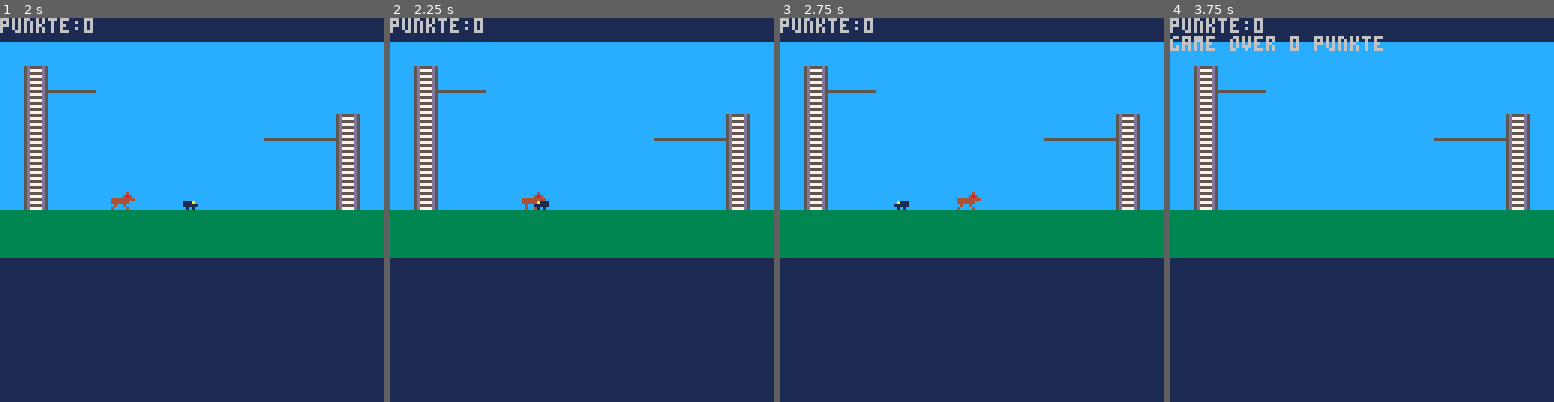
Above: before the commit, frames 1-4 (left to right).
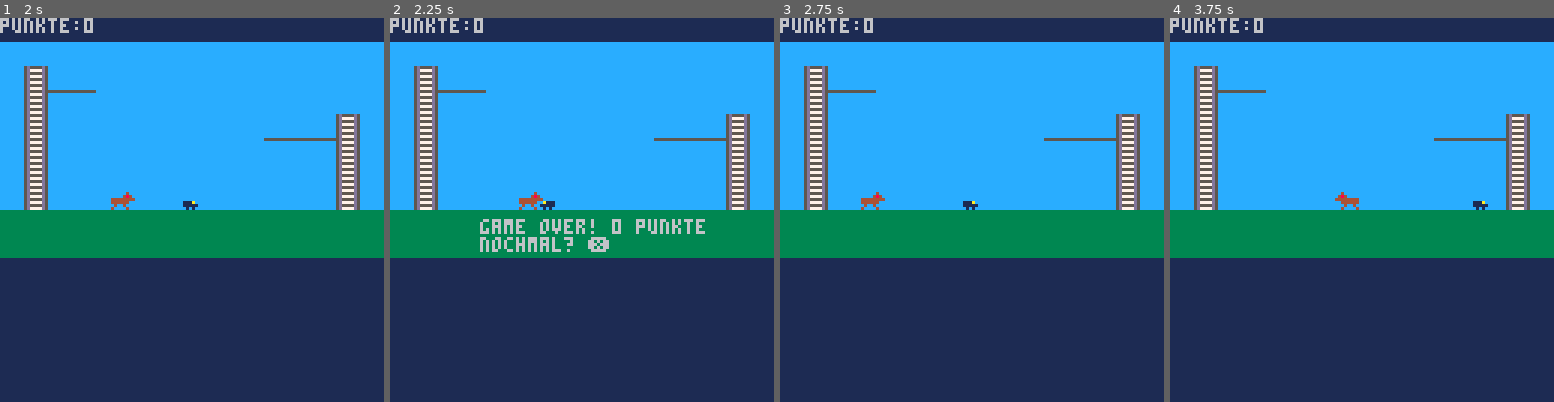
Above: after the commit, the same moments.

Repository: do1eh/PICO-8
Game: PICO-8 cartridge zeckboy.p8
Two runs of this game, one before a commit and one after it. Both use one fixed random seed, a clock stepped at 60 frames per second and the inputs below.
Inputs:
- Up to frame 1 (2 s): tap X (X key) at 1.07 s; hold Left from 1.97 s (still down)
- Up to frame 2 (2.25 s): keep holding Left; tap X (X key) at 2.07 s
- Up to frame 3 (2.75 s): release Left at 2.37 s; tap X (X key) at 2.4, 2.73 s
- Up to frame 4 (3.75 s): hold Right 2.87-3.53 s; tap X (X key) at 3.07, 3.4, 3.73 s; hold Up from 3.58 s (still down)

Frame 1 is identical in both runs. In frame 2, 1.7% of the frame differs, in the area x 23-83%, y 45-61%; in frame 3, 0.4%; in frame 4, 1.1%.

Commit message:
Saugsound + gameoversound

Diff:
--- a/zeckboy.p8
+++ b/zeckboy.p8
@@ -17,15 +17,18 @@
   c=0
   p=0
   gameover=false
+  gosfx=false
+
 end
 
 
 function _draw()
+  if (not gameover) then
   cls(1)
   map(0)
   print('punkte:'..p)
 
-  if (not gameover) then
+
      movedog()
 
      if (direction==1) spr(6,x,y,1,1,false)
@@ -34,17 +37,29 @@
      if (direction==4) spr(9,x,y,1,1,false,true)
      if (btn(⬅️)) left()
      if (btn(➡️)) right()
-     --up
+     --up wenn zb an Leiter steht
      if ((pget(x,y)==5 or pget(x,y)==7)and btn(⬆️)) up()
-     --fallen
+     --fallen wenn luft unter zb ist
      if (pget(x+2,y+8)==12 and pget(x+6,y+8)==12) y=y+1
-     -- punkte++
-     if (pget(x+2,y+8)==4 or pget(x+6,y+8)==4) p=p+1
-     -- hund beruet game over
-     if ((pget(x,y+6)==4 or pget(x+6,y+6)==4) and  (pget(x+2,y+8)==3 and pget(x+6,y+8)==3)) gameover=true
+     -- punkte++ wenn zb auf hund steht
+     if (pget(x+2,y+8)==4 or pget(x+6,y+8)==4) then
+       p=p+1
+       if (p%5==0) sfx(2)
+     end
+     -- hund beruehrt wenn zb auf gras steht: game over
+     if ((pget(x,y+5)==4 or pget(x+7,y+5)==4) and  (pget(x+2,y+8)==3 and pget(x+6,y+8)==3)) gameover=true
+     --pset(x,y+5,7)
+     --pset(x+7,y+5,7)
 
   else
-  print('game over '..p..' punkte')
+
+  if (not gosfx) then
+    sfx(1)
+    print('game over! '..p..' punkte',30,67)
+    print('nochmal? ❎')
+    gosfx=true
+  end
+  if (btn(❎)) _init()
   end
 end
 
@@ -92,6 +107,9 @@
   zufall=flr(rnd(100)) + 1
   if  (zufall == 10) dogdir=not dogdir
 end
+-->8
+--blutbeutel
+
 __gfx__
 000000005d5555d533333333cccccccc000000000000000000000000000000005555555500000000000000000000000000000000000000000000000000000000
 000000005d7777d533333333cccccccc00000000000000000000000000000000cccccccc00000000000000000000000000000000000000000000000000000000
@@ -101,6 +119,14 @@
 000000005d7777d533333333cccccccc44444400444444000111a0000111a000cccccccc00011100000000000000000000000000000000000000000000000000
 000000005d5555d533333333cccccccc04004000040040000111110001111100cccccccc00001000000000000000000000000000000000000000000000000000
 000000005d7777d533333333cccccccc04004000400004000010100001010000cccccccc00011100000000000000000000000000000000000000000000000000
+00000000007007000000000000000000000000000000000000000000000000000000000000000000000000000000000000000000000000000000000000000000
+00000000777777710000000000000000000000000000000000000000000000000000000000000000000000000000000000000000000000000000000000000000
+00000000777777710000000000000000000000000000000000000000000000000000000000000000000000000000000000000000000000000000000000000000
+00000000777777710000000000000000000000000000000000000000000000000000000000000000000000000000000000000000000000000000000000000000
+00000000777777710000000000000000000000000000000000000000000000000000000000000000000000000000000000000000000000000000000000000000
+00000000777777710000000000000000000000000000000000000000000000000000000000000000000000000000000000000000000000000000000000000000
+00000000777777710000000000000000000000000000000000000000000000000000000000000000000000000000000000000000000000000000000000000000
+00000000111111110000000000000000000000000000000000000000000000000000000000000000000000000000000000000000000000000000000000000000
 __gff__
 0001000200000000000000000000000000000000000000000000000000000000000000000000000000000000000000000000000000000000000000000000000000000000000000000000000000000000000000000000000000000000000000000000000000000000000000000000000000000000000000000000000000000000
 0000000000000000000000000000000000000000000000000000000000000000000000000000000000000000000000000000000000000000000000000000000000000000000000000000000000000000000000000000000000000000000000000000000000000000000000000000000000000000000000000000000000000000
Not shown, changed: the sound effects (__sfx__) section of zeckboy.p8
